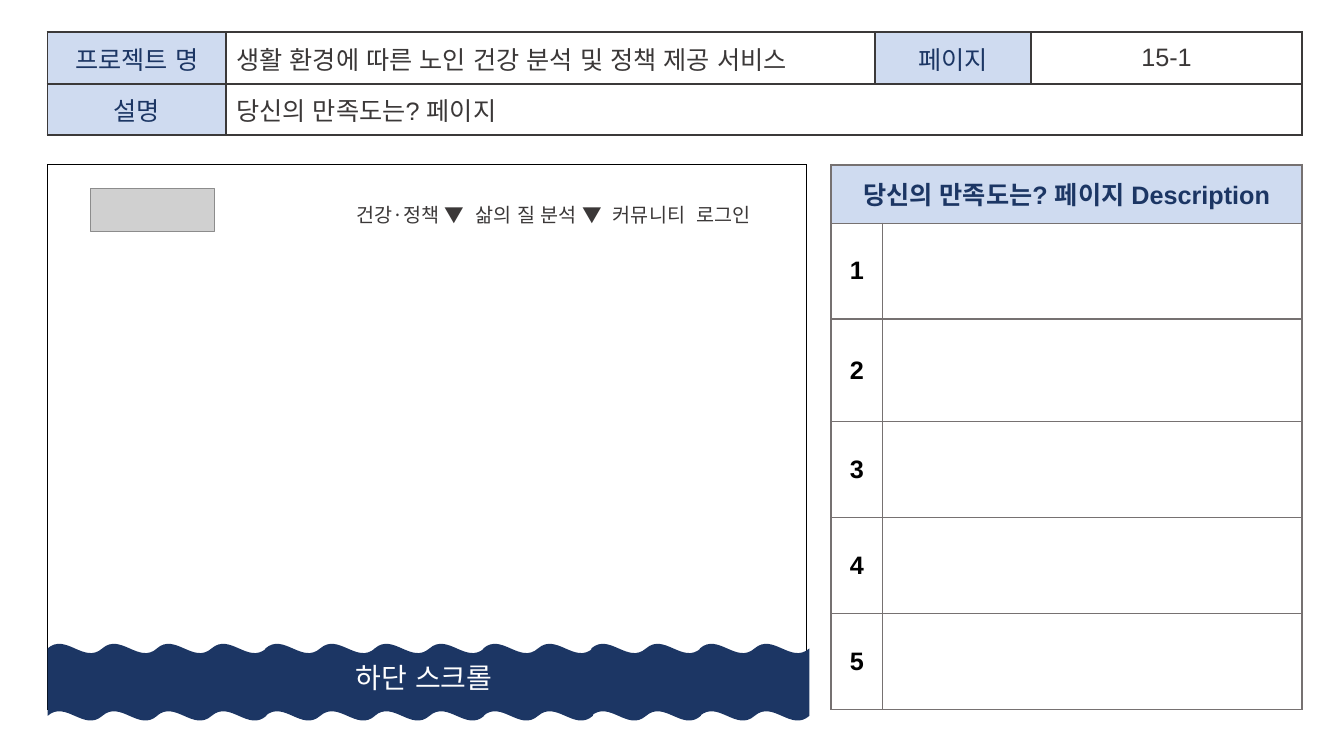
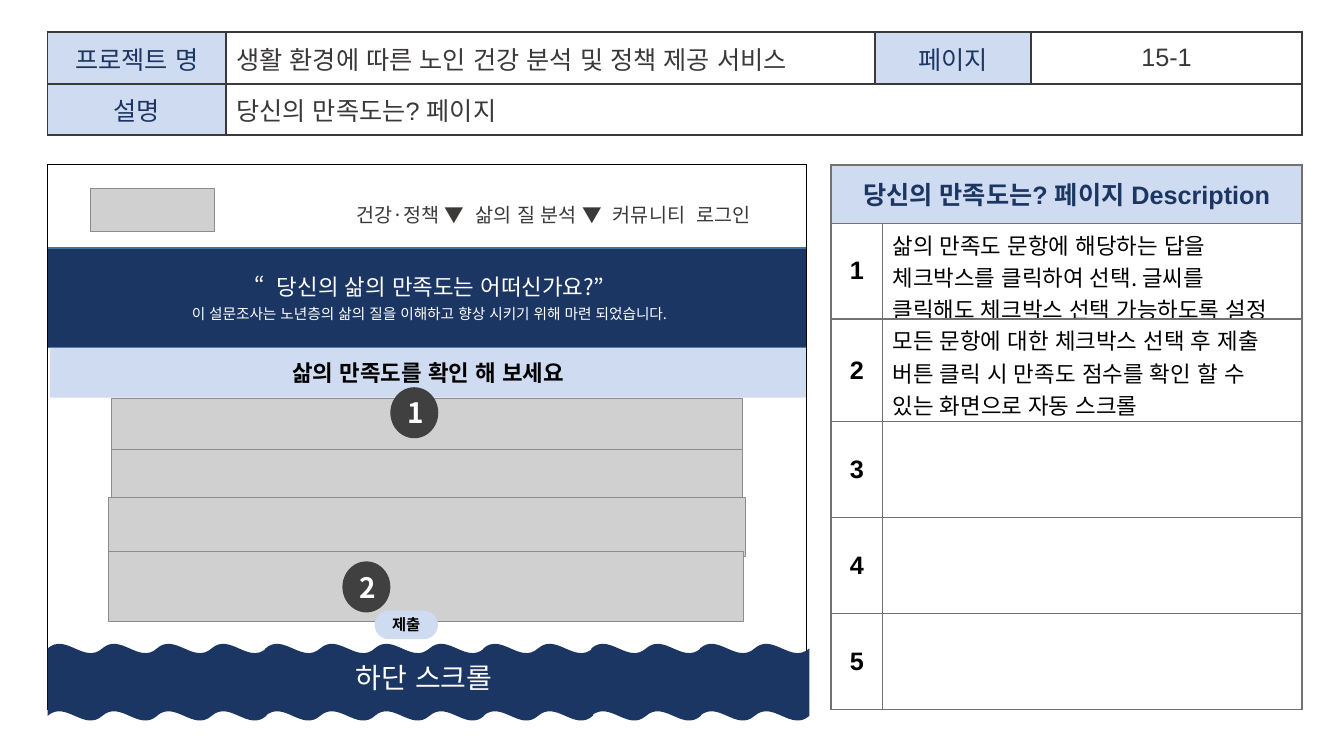
Before and after one commit to p1p2p1/Project_DLT, a slide deck: slide 35 of project_1/4. 화면설계서/2조_화면설계서_V0.7.pptx. Drawn at 1344x756 pixels with LibreOffice and Linux fonts; fonts in the diff are those of the drawing; grey boxes stand for pictures. Boxes give left, top, right and bottom in pixels: in the first picture for what was removed or moved away, otherwise in the second. Text is boxed around its words. In the diff, an @@ line names an element or a change of style, - is before the commit and + after.

Commit message:
화면설계서 업데이트

```diff
--- a/project_1/4. 화면설계서/2조_화면설계서_V0.7.pptx
+++ b/project_1/4. 화면설계서/2조_화면설계서_V0.7.pptx
@@ table at (x1=831, y1=164, x2=1302, y2=710) @@
-row 2, column 2: 
+row 2, column 2: 삶의 만족도 문항에 해당하는 답을 체크박스를 클릭하여 선택. 글씨를 클릭해도 체크박스 선택 가능하도록 설정
-row 3, column 2: 
+row 3, column 2: 모든 문항에 대한 체크박스 선택 후 제출 버튼 클릭 시 만족도 점수를 확인 할 수 있는 화면으로 자동 스크롤
@@ rectangle added at (x1=47, y1=248, x2=807, y2=348), fill #1C3664, outline #43739E 1 pt @@
@@ text added at (x1=192, y1=276, x2=667, y2=320), 10.5 pt, text #FFFFFF @@
+“당신의 삶의 만족도는 어떠신가요?”
+이 설문조사는 노년층의 삶의 질을 이해하고 향상 시키기 위해 마련 되었습니다.
@@ rectangle added at (x1=50, y1=348, x2=807, y2=397), fill #CFDBF0, 16 pt, text #000000, bold @@
+삶의 만족도를 확인 해 보세요
@@ ellipse added at (x1=390, y1=387, x2=439, y2=439), fill #404040, 20 pt, text #FFFFFF, bold @@
+1
@@ group added at (x1=109, y1=398, x2=745, y2=621): 4 pictures @@
@@ ellipse added at (x1=343, y1=562, x2=391, y2=613), fill #404040, 20 pt, text #FFFFFF, bold @@
+2
@@ rounded rectangle added at (x1=375, y1=611, x2=439, y2=639), fill #CFDBF0, 11 pt, text #000000, bold @@
+제출
```
Also in this commit, not shown: 15 other slides changed.
